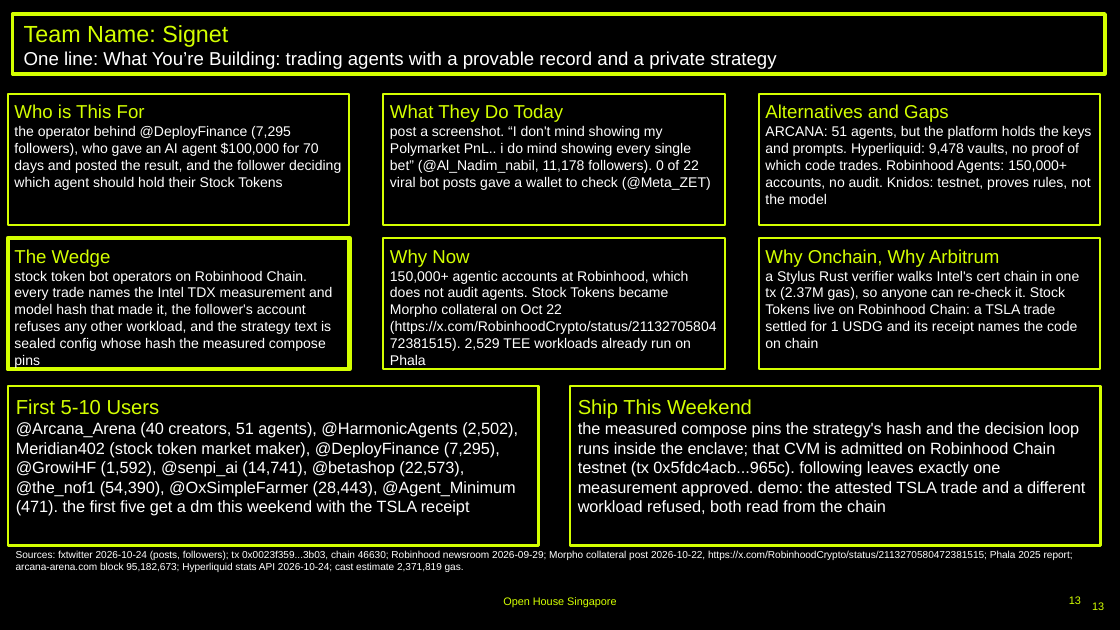
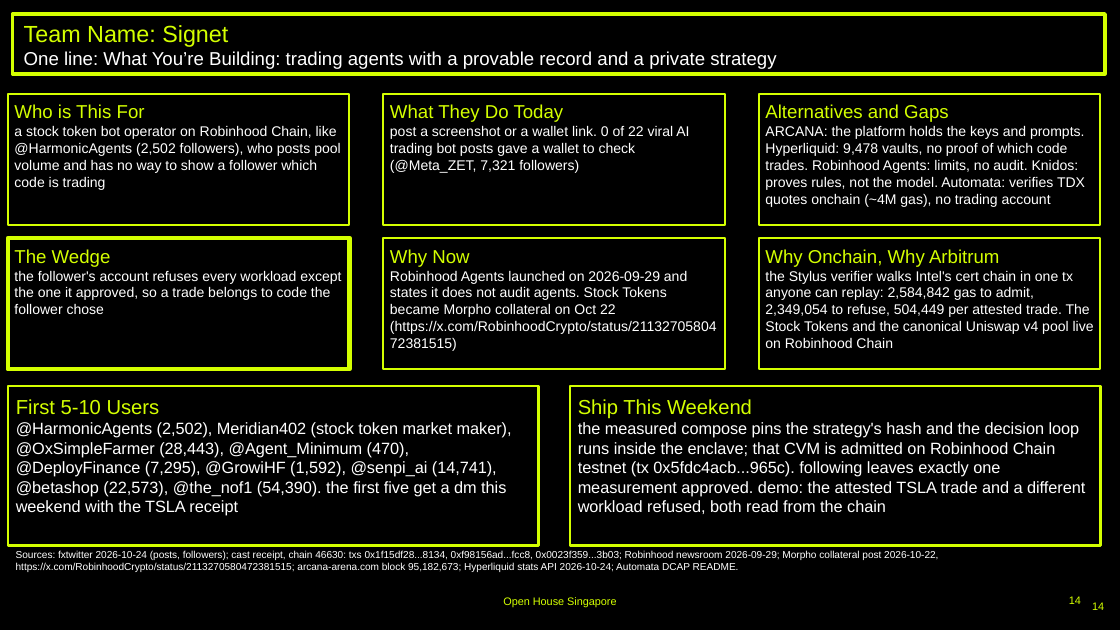
Before and after one commit to aarav1656/signet, a slide deck: slide 14 of deck/Signet-Deck.pptx (slide 13 before the commit). Drawn at 1120x630 pixels with LibreOffice and Linux fonts; fonts in the diff are those of the drawing; background and template pictures are left out. Boxes give left, top, right and bottom in pixels: in the first picture for what was removed or moved away, otherwise in the second. Text is boxed around its words. In the diff, an @@ line names an element or a change of style, - is before the commit and + after.

```diff
--- a/deck/Signet-Deck.pptx
+++ b/deck/Signet-Deck.pptx
@@ text in rectangle at (x1=14, y1=126, x2=340, y2=190): text changed @@
-the operator behind @DeployFinance (7,295 followers), who gave an AI agent $100,000 for 70 days and posted the result, and the follower deciding which agent should hold their Stock Tokens
+a stock token bot operator on Robinhood Chain, like @HarmonicAgents (2,502 followers), who posts pool volume and has no way to show a follower which code is trading
@@ text in rectangle at (x1=390, y1=126, x2=689, y2=173): text changed @@
-post a screenshot. “I don't mind showing my Polymarket PnL.. i do mind showing every single bet” (@Al_Nadim_nabil, 11,178 followers). 0 of 22 viral bot posts gave a wallet to check (@Meta_ZET)
+post a screenshot or a wallet link. 0 of 22 viral AI trading bot posts gave a wallet to check (@Meta_ZET, 7,321 followers)
@@ text in rectangle at (x1=765, y1=126, x2=1085, y2=207): text changed @@
-ARCANA: 51 agents, but the platform holds the keys and prompts. Hyperliquid: 9,478 vaults, no proof of which code trades. Robinhood Agents: 150,000+ accounts, no audit. Knidos: testnet, proves rules, not the model
+ARCANA: the platform holds the keys and prompts. Hyperliquid: 9,478 vaults, no proof of which code trades. Robinhood Agents: limits, no audit. Knidos: proves rules, not the model. Automata: verifies TDX quotes onchain (~4M gas), no trading account
@@ text in rectangle at (x1=14, y1=271, x2=341, y2=314): text changed @@
-stock token bot operators on Robinhood Chain. every trade names the Intel TDX measurement and model hash that made it, the follower's account refuses any other workload, and the strategy text is sealed config whose hash the measured compose pins
+the follower's account refuses every workload except the one it approved, so a trade belongs to code the follower chose
@@ text in rectangle at (x1=390, y1=271, x2=717, y2=334): text changed @@
-150,000+ agentic accounts at Robinhood, which does not audit agents. Stock Tokens became Morpho collateral on Oct 22 (https://x.com/RobinhoodCrypto/status/2113270580472381515). 2,529 TEE workloads already run on Phala
+Robinhood Agents launched on 2026-09-29 and states it does not audit agents. Stock Tokens became Morpho collateral on Oct 22 (https://x.com/RobinhoodCrypto/status/2113270580472381515)
@@ text in rectangle at (x1=765, y1=271, x2=1094, y2=348): text changed @@
-a Stylus Rust verifier walks Intel's cert chain in one tx (2.37M gas), so anyone can re-check it. Stock Tokens live on Robinhood Chain: a TSLA trade settled for 1 USDG and its receipt names the code on chain
+the Stylus verifier walks Intel's cert chain in one tx anyone can replay: 2,584,842 gas to admit, 2,349,054 to refuse, 504,449 per attested trade. The Stock Tokens and the canonical Uniswap v4 pool live on Robinhood Chain
@@ text in rectangle at (x1=16, y1=422, x2=512, y2=516): text changed @@
-@Arcana_Arena (40 creators, 51 agents), @HarmonicAgents (2,502), Meridian402 (stock token market maker), @DeployFinance (7,295), @GrowiHF (1,592), @senpi_ai (14,741), @betashop (22,573), @the_nof1 (54,390), @OxSimpleFarmer (28,443), @Agent_Minimum (471). the first five get a dm this weekend with the TSLA receipt
+@HarmonicAgents (2,502), Meridian402 (stock token market maker), @OxSimpleFarmer (28,443), @Agent_Minimum (470), @DeployFinance (7,295), @GrowiHF (1,592), @senpi_ai (14,741), @betashop (22,573), @the_nof1 (54,390). the first five get a dm this weekend with the TSLA receipt
@@ text at (x1=16, y1=550, x2=938, y2=572): text changed @@
-Sources: fxtwitter 2026-10-24 (posts, followers); tx 0x0023f359...3b03, chain 46630; Robinhood newsroom 2026-09-29; Morpho collateral post 2026-10-22, https://x.com/RobinhoodCrypto/status/2113270580472381515; Phala 2025 report; arcana-arena.com block 95,182,673; Hyperliquid stats API 2026-10-24; cast estimate 2,371,819 gas.
+Sources: fxtwitter 2026-10-24 (posts, followers); cast receipt, chain 46630: txs 0x1f15df28...8134, 0xf98156ad...fcc8, 0x0023f359...3b03; Robinhood newsroom 2026-09-29; Morpho collateral post 2026-10-22, https://x.com/RobinhoodCrypto/status/2113270580472381515; arcana-arena.com block 95,182,673; Hyperliquid stats API 2026-10-24; Automata DCAP README.
@@ page number at (x1=1069, y1=596, x2=1081, y2=604): text changed @@
-13
+14
@@ page number at (x1=1092, y1=602, x2=1104, y2=610): text changed @@
-13
+14
```
Also in this commit, not shown: 9 other slides changed, 1 slide added, 17 other files.
